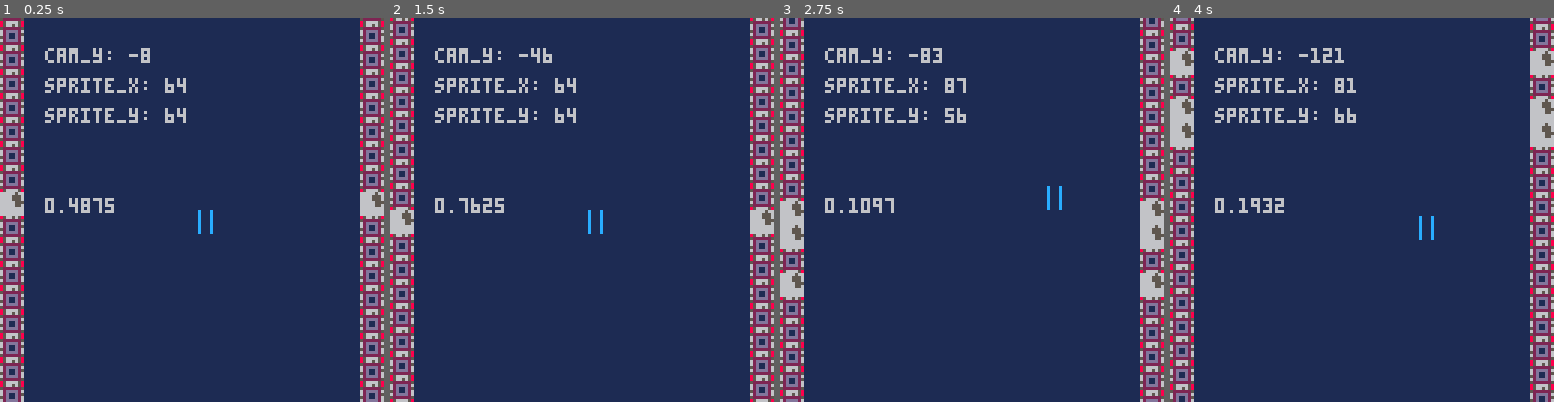
Above: before the commit, frames 1-4 (left to right).
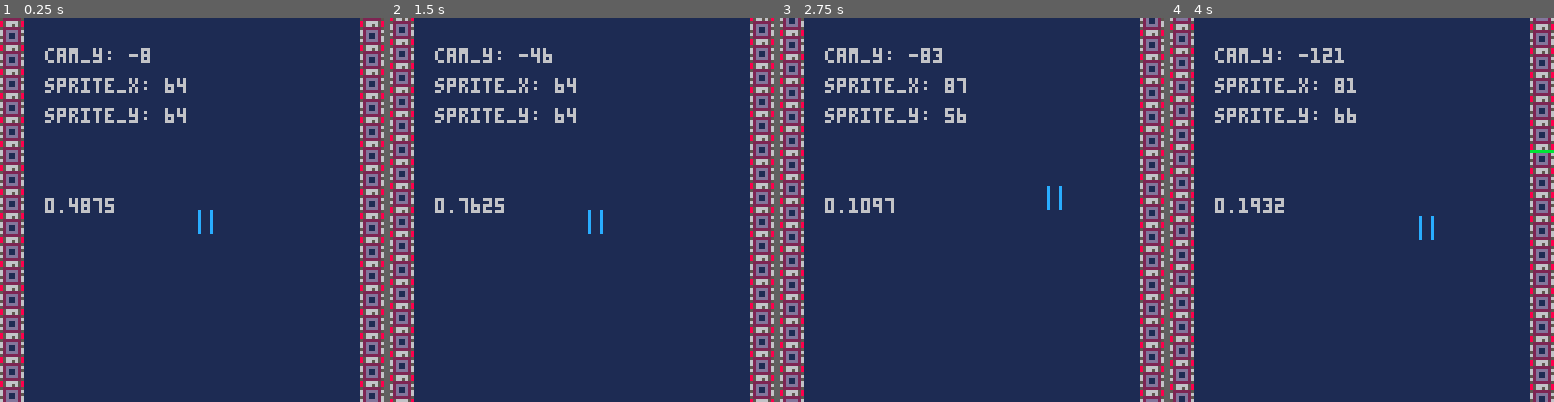
Above: after the commit, the same moments.

Repository: ltpitt/lua-pico-8-invaders
Game: PICO-8 cartridge map_davide.p8
The game is run twice, just before and just after one commit, with the same random seed, the same clock (stepped at 60 frames per second) and the same inputs.
Inputs:
- Up to frame 1 (0.25 s): no input
- Up to frame 2 (1.5 s): no input
- Up to frame 3 (2.75 s): hold Right 1.6-2.1 s; hold Up 2.15-2.42 s; hold Right from 2.47 s (still down)
- Up to frame 4 (4 s): release Right at 3.03 s; hold Left 3.08-3.58 s; hold Down 3.63-3.97 s

The runs differ from the first frame. In frame 1, 0.6% of the frame differs, in the area x 0-100%, y 45-52%; in frame 2, 0.6%; in frame 3, 1.9%; in frame 4, 1.9%, in the area x 0-100%, y 8-36%.

Commit message:
feat: Implemented enemy cannon in map test

Diff:
--- a/map_davide.p8
+++ b/map_davide.p8
@@ -5,9 +5,13 @@
 -- initialize camera coordinates to the upper left corner of the camera
 cam_y = 0
 cam_x = 0
+enemy_y = -200
+
+function _init()
+end
 
 function _update()
-
+ enemy_y += 1
  if (cam_y > -376) then
   cam_y -= 1
  end
@@ -44,16 +48,15 @@
  max_y_cells=128
  mapdraw(0, -16, 120, -510, 32, max_y_cells)
  mapdraw(0, -16, 0, -510, 32, max_y_cells)
+ mset(0,25,10)
  for border=0,128 do
-  if (rnd(1) < 0.1) then
-   mset(0,border,10)
-  else
-   mset(0,border,23)
-  end
+  mset(0,border,23)
   if cam_y <= -376 then
    cam_y = 0
   end
  end
+ mset(0,25,10)
+ spr(0,120,enemy_y)
 end
 
 __gfx__
